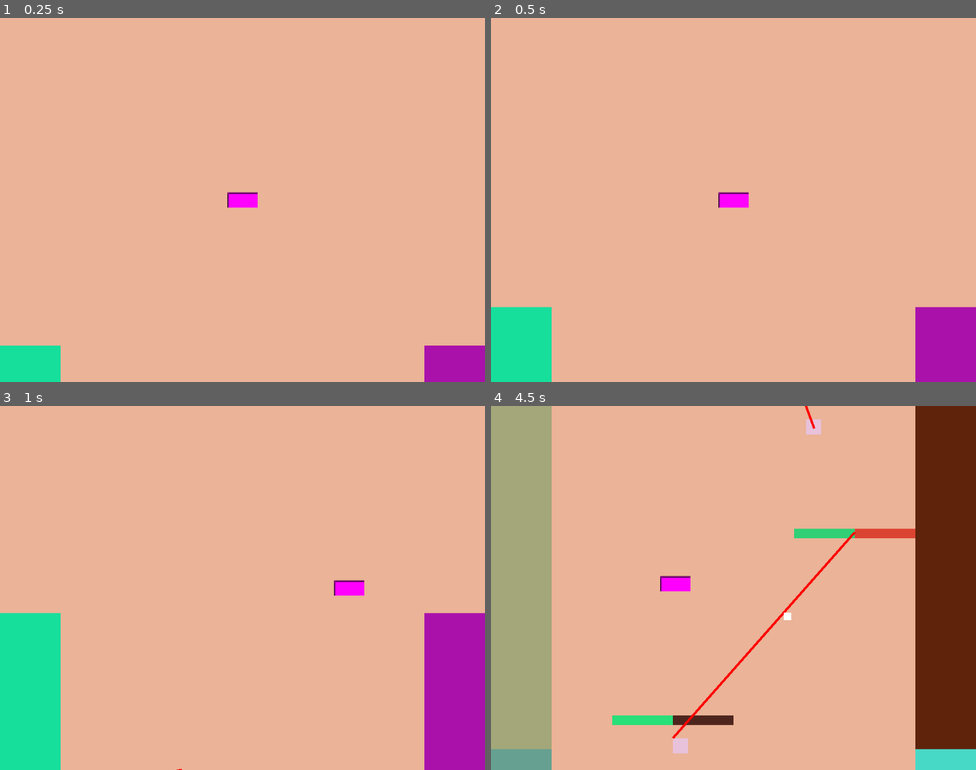
Above: before the commit, frames 1-4 (two rows, left to right).
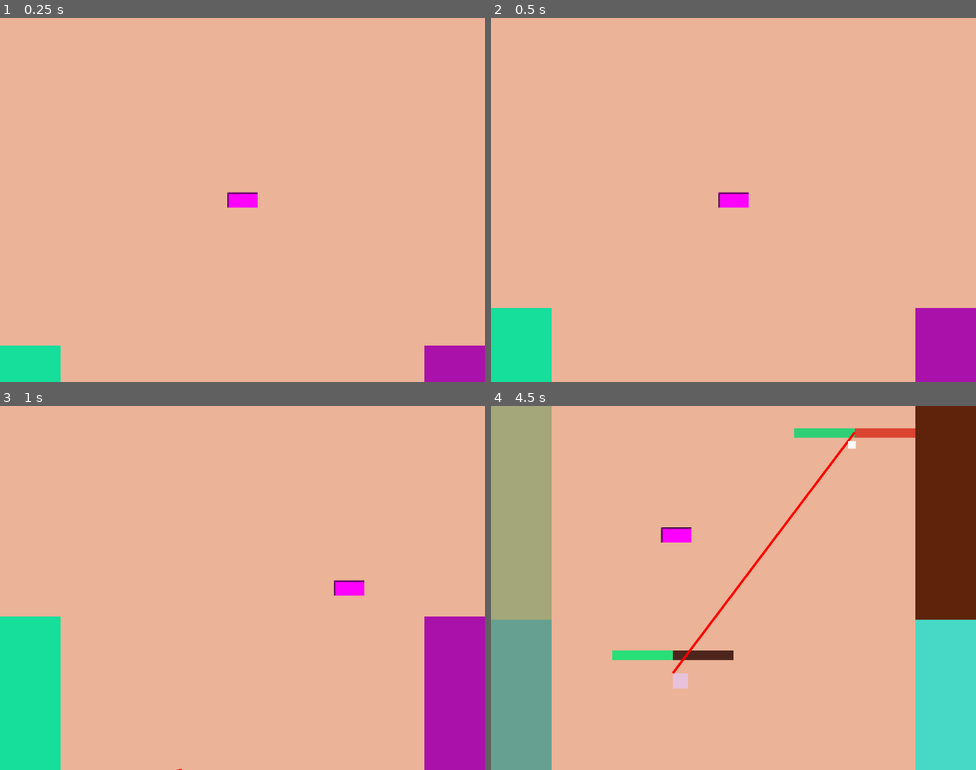
Above: after the commit, the same moments.

Repository: xepewout/momma-im-home
Game: Godot game, scene res://main.tscn
Two runs of this game, one before a commit and one after it. Both use one fixed random seed, a clock stepped at 60 frames per second and the inputs below.
Inputs:
- Up to frame 1 (0.25 s): no input
- Up to frame 2 (0.5 s): no input
- Up to frame 3 (1 s): hold D (MOVE_RIGHT) from 0.53 s (still down)
- Up to frame 4 (4.5 s): release D (MOVE_RIGHT) at 1.28 s; hold A (MOVE_LEFT) 1.28-2.03 s; hold D (MOVE_RIGHT) 2.03-3.53 s; hold A (MOVE_LEFT) from 3.53 s (still down)

Frame 1 is identical in both runs. In frame 2, less than 0.1% of the frame differs, in the area x 0-100%, y 79-80%; in frame 3, 0.2%; in frame 4, 13%, in the area x 0-100%, y 0-96%.

Commit message:
Dirt Commit
-added falling dirt

Diff:
--- /dev/null
+++ b/dirt.gd
@@ -0,0 +1,15 @@
+extends RigidBody2D
+var tempDespawnHit
+
+
+# Called when the node enters the scene tree for the first time.
+func _ready() -> void:
+	tempDespawnHit = 0
+
+
+# Called every frame. 'delta' is the elapsed time since the previous frame.
+func _process(delta: float) -> void:
+	position.y += Global.game_speed * .5
+
+func _addHit():
+	tempDespawnHit+=1
--- /dev/null
+++ b/dirt.tscn
@@ -0,0 +1,18 @@
+[gd_scene load_steps=3 format=3 uid="uid://c4kew575wp8fc"]
+
+[ext_resource type="Script" uid="uid://c2jj1ujnv62xk" path="res://dirt.gd" id="1_lpaap"]
+
+[sub_resource type="RectangleShape2D" id="RectangleShape2D_wy34w"]
+size = Vector2(64, 64)
+
+[node name="Dirt" type="RigidBody2D" groups=["enemy"]]
+script = ExtResource("1_lpaap")
+
+[node name="CollisionShape2D" type="CollisionShape2D" parent="."]
+position = Vector2(32, 32)
+shape = SubResource("RectangleShape2D_wy34w")
+
+[node name="ColorRect" type="ColorRect" parent="."]
+offset_right = 64.0
+offset_bottom = 64.0
+color = Color(0.28728777, 0.2357316, 0.16573021, 1)
--- a/main.gd
+++ b/main.gd
@@ -5,8 +5,11 @@
 const PLATFORM = preload("res://platform.tscn")
 const SPIDER = preload("res://spider.tscn")
 const FLY = preload("res://fly.tscn")
+const DIRT = preload("res://dirt.tscn")
 var secondToLastPlatform
 var lastPlatform
+var accel = .8
+var max_speed = 10
 
 # Called when the node enters the scene tree for the first time.
 func _ready() -> void:
@@ -21,7 +24,7 @@
 # Called every frame. 'delta' is the elapsed time since the previous frame.
 func _process(delta: float) -> void:
 	if Global.falling:
-		Global.game_speed += delta
+		Global.game_speed = min(Global.game_speed + delta * accel, max_speed)
 		$ObstacleTimer.paused = false
 	else:
 		$ObstacleTimer.paused = true
@@ -78,7 +81,14 @@
 		_spawnSpider()
 	elif doEnemy < .5:
 		_spawnFly()
+	elif doEnemy < .75:
+		_spawnDirt()
 
+
+func _spawnDirt():
+	var dirt = DIRT.instantiate()
+	add_child(dirt)
+	dirt.position = Vector2(128 + 128 * randi_range(0,5),0)
 
 func _spawnFly():
 	var fly = FLY.instantiate()
@@ -92,3 +102,15 @@
 func _on_wall_spawn_body_exited(body: Node2D) -> void:
 	if body.name == "Player":
 		_gameOver()
+
+func _on_wall_spawn_body_entered(body: Node2D) -> void:
+	if body.is_in_group("enemy"):
+		if body.tempDespawnHit > 1:
+			body.queue_free()
+		else:
+			body._addHit()
+
+
+func _on_dirt_despawn_body_entered(body: Node2D) -> void:
+	if body.is_in_group("enemy"):
+		body.queue_free()
--- a/main.tscn
+++ b/main.tscn
@@ -1,8 +1,11 @@
-[gd_scene load_steps=3 format=3 uid="uid://b58doyquyd1j"]
+[gd_scene load_steps=4 format=3 uid="uid://b58doyquyd1j"]
 
 [ext_resource type="Script" uid="uid://nrwy4go4r58q" path="res://main.gd" id="1_ig7tw"]
 
 [sub_resource type="RectangleShape2D" id="RectangleShape2D_ig7tw"]
+size = Vector2(1024, 20)
+
+[sub_resource type="RectangleShape2D" id="RectangleShape2D_0xm2m"]
 size = Vector2(1024, 20)
 
 [node name="Main" type="Node2D"]
@@ -22,8 +25,15 @@
 [node name="ObstacleTimer" type="Timer" parent="."]
 autostart = true
 
+[node name="DirtDespawn" type="Area2D" parent="."]
+
+[node name="CollisionShape2D" type="CollisionShape2D" parent="DirtDespawn"]
+position = Vector2(512, 768)
+shape = SubResource("RectangleShape2D_0xm2m")
+
 [connection signal="area_entered" from="WallSpawn" to="." method="_on_wall_spawn_area_entered"]
 [connection signal="area_exited" from="WallSpawn" to="." method="_on_wall_spawn_area_exited"]
 [connection signal="body_entered" from="WallSpawn" to="." method="_on_wall_spawn_body_entered"]
 [connection signal="body_exited" from="WallSpawn" to="." method="_on_wall_spawn_body_exited"]
 [connection signal="timeout" from="ObstacleTimer" to="." method="_on_obstacle_timer_timeout"]
+[connection signal="body_entered" from="DirtDespawn" to="." method="_on_dirt_despawn_body_entered"]
--- a/platform.gd
+++ b/platform.gd
@@ -15,13 +15,11 @@
 
 func _on_body_entered(body: Node2D) -> void:
 	if body.name == "Player" and !isSpiky:
-		Global.game_speed = 0.0
-		Global.falling = false
+		pass
 
 func _on_body_exited(body: Node2D) -> void:
 	if body.name == "Player" and !isSpiky:
-		Global.game_speed = 5.0
-		Global.falling = true
+		pass
 
 func _addSpikes():
 	isSpiky = true
Not shown, added: dirt.gd.uid
